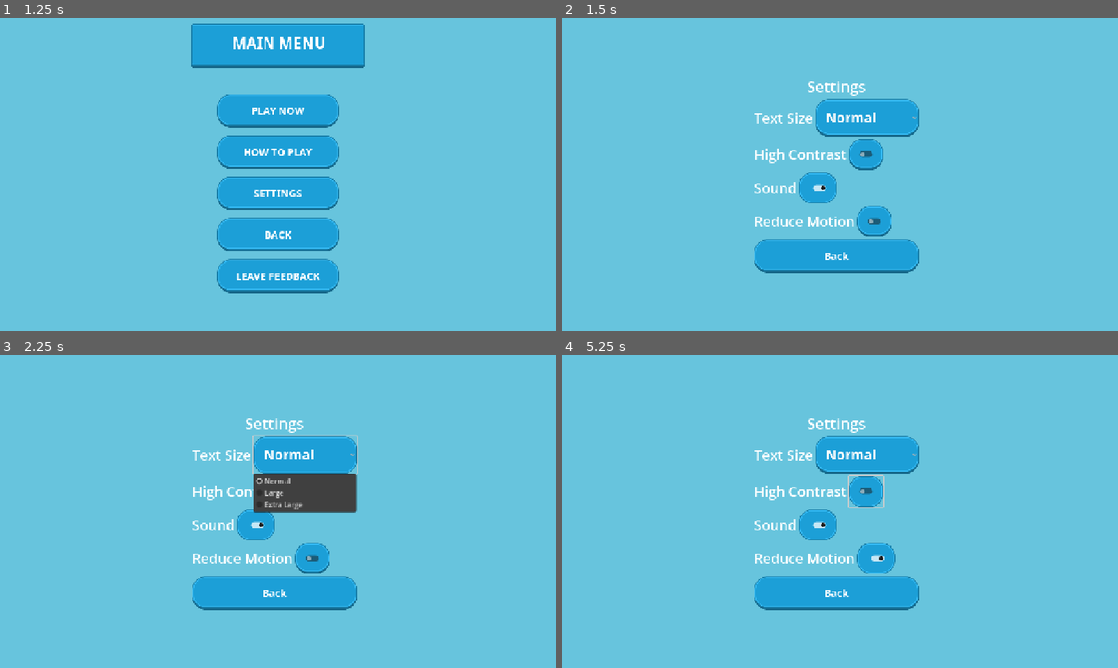
Above: before the commit, frames 1-4 (two rows, left to right).
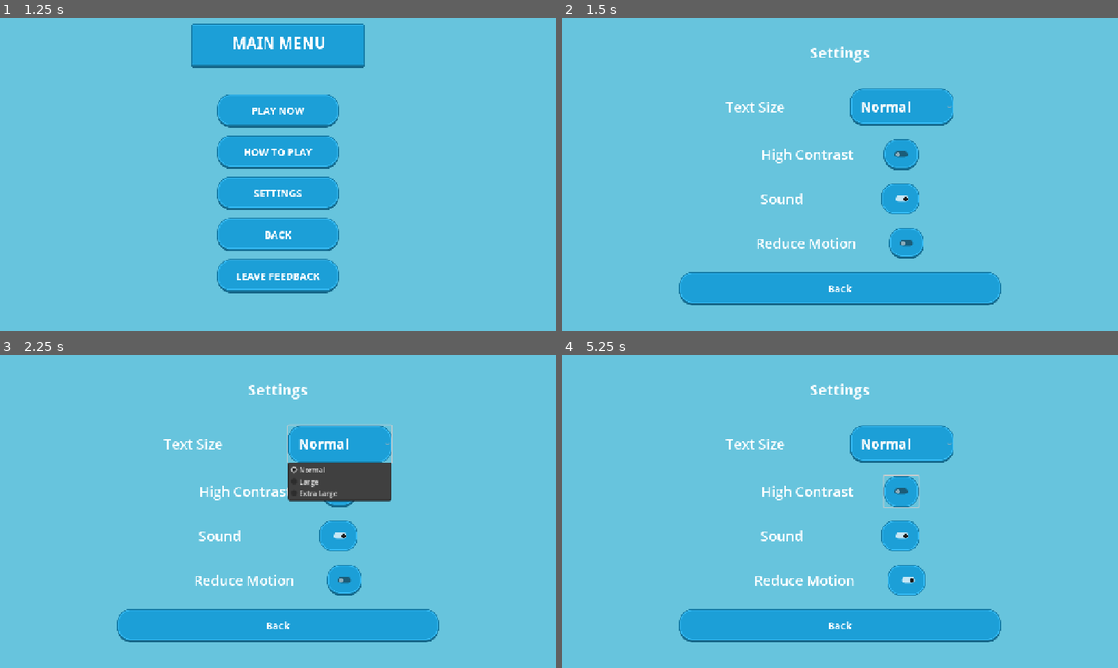
Above: after the commit, the same moments.

Repository: stackedStewart/online-safety-gamified-prototype
Game: Godot game, scene res://scenes/main.tscn
The game is run twice, just before and just after one commit, with the same random seed, the same clock (stepped at 60 frames per second) and the same inputs.
Inputs (mouse positions are in pixels of both pictures, inside the frame that each line leads up to; where the layout moved, square brackets give the same spot in the first picture):
- Up to frame 1 (1.25 s): click "START GAME" at 0.5 s
- Up to frame 2 (1.5 s): click "SETTINGS" at 1.25 s
- Up to frame 3 (2.25 s): click "Normal" at 2 s
- Up to frame 4 (5.25 s): click "Normal" at 2.75 s; click (901, 492) [867, 492] at 3.5 s; click (906, 577) [873, 555] at 4.25 s; click (901, 495) [867, 495] at 5 s

Frame 1 is identical in both runs. In frame 2, 16% of the frame differs, in the area x 21-79%, y 9-92%; in frame 3, 17%; in frame 4, 16%.

Commit message:
settings screen issues

Diff:
--- a/scenes/settings_screen.tscn
+++ b/scenes/settings_screen.tscn
@@ -1,6 +1,7 @@
-[gd_scene load_steps=2 format=3 uid="uid://db830jfdgfklv"]
+[gd_scene load_steps=3 format=3 uid="uid://db830jfdgfklv"]
 
 [ext_resource type="Script" uid="uid://jw3tpydiw4an" path="res://scenes/settings_screen.gd" id="1_srqes"]
+[ext_resource type="FontFile" uid="uid://b4xrljofokkcv" path="res://assets/ui/kenney/font/DroidSans-Bold.ttf" id="2_assm4"]
 
 [node name="SettingsScreen" type="Control"]
 layout_mode = 3
@@ -29,24 +30,33 @@
 grow_vertical = 2
 
 [node name="Margin" type="MarginContainer" parent="PageCenter"]
+custom_minimum_size = Vector2(900, 0)
 layout_mode = 2
-theme_override_constants/margin_left = 65
+theme_override_constants/margin_left = 80
 theme_override_constants/margin_top = 80
 theme_override_constants/margin_right = 80
 theme_override_constants/margin_bottom = 80
 
 [node name="Layout" type="VBoxContainer" parent="PageCenter/Margin"]
 layout_mode = 2
+theme_override_constants/separation = 30
+alignment = 1
 
 [node name="TitleLabel" type="Label" parent="PageCenter/Margin/Layout" groups=["ui_title"]]
 layout_mode = 2
+theme_override_fonts/font = ExtResource("2_assm4")
 theme_override_font_sizes/font_size = 62
 text = "Settings"
 horizontal_alignment = 1
 
+[node name="Control" type="Control" parent="PageCenter/Margin/Layout"]
+layout_mode = 2
+
 [node name="TextSizeRow" type="HBoxContainer" parent="PageCenter/Margin/Layout"]
 layout_mode = 2
 size_flags_vertical = 0
+theme_override_constants/separation = 150
+alignment = 1
 
 [node name="TextSizeLabel" type="Label" parent="PageCenter/Margin/Layout/TextSizeRow"]
 layout_mode = 2
@@ -59,6 +69,8 @@
 
 [node name="HighContrastRow" type="HBoxContainer" parent="PageCenter/Margin/Layout"]
 layout_mode = 2
+theme_override_constants/separation = 70
+alignment = 1
 
 [node name="HighContrastLabel" type="Label" parent="PageCenter/Margin/Layout/HighContrastRow"]
 layout_mode = 2
@@ -70,6 +82,8 @@
 
 [node name="SoundRow" type="HBoxContainer" parent="PageCenter/Margin/Layout"]
 layout_mode = 2
+theme_override_constants/separation = 180
+alignment = 1
 
 [node name="SoundLabel" type="Label" parent="PageCenter/Margin/Layout/SoundRow"]
 layout_mode = 2
@@ -81,6 +95,8 @@
 
 [node name="ReduceMotionRow" type="HBoxContainer" parent="PageCenter/Margin/Layout"]
 layout_mode = 2
+theme_override_constants/separation = 75
+alignment = 1
 
 [node name="ReduceMotionLabel" type="Label" parent="PageCenter/Margin/Layout/ReduceMotionRow"]
 layout_mode = 2
--- a/ui/themes/theme_default.tres
+++ b/ui/themes/theme_default.tres
@@ -48,7 +48,29 @@
 texture_margin_right = 32.0
 texture_margin_bottom = 32.0
 
+[sub_resource type="StyleBoxTexture" id="StyleBoxTexture_ok0d0"]
+content_margin_left = 24.0
+content_margin_top = 24.0
+content_margin_right = 24.0
+content_margin_bottom = 24.0
+texture = ExtResource("2_uf2kn")
+texture_margin_left = 32.0
+texture_margin_top = 32.0
+texture_margin_right = 32.0
+texture_margin_bottom = 32.0
+
 [sub_resource type="StyleBoxTexture" id="StyleBoxTexture_hdybv"]
+content_margin_left = 24.0
+content_margin_top = 24.0
+content_margin_right = 24.0
+content_margin_bottom = 24.0
+texture = ExtResource("1_c2lqr")
+texture_margin_left = 32.0
+texture_margin_top = 32.0
+texture_margin_right = 32.0
+texture_margin_bottom = 32.0
+
+[sub_resource type="StyleBoxTexture" id="StyleBoxTexture_4so2m"]
 content_margin_left = 24.0
 content_margin_top = 24.0
 content_margin_right = 24.0
@@ -62,6 +84,17 @@
 [sub_resource type="StyleBoxTexture" id="StyleBoxTexture_n2x55"]
 content_margin_left = 24.0
 content_margin_top = 24.0
+texture = ExtResource("2_uf2kn")
+texture_margin_left = 32.0
+texture_margin_top = 32.0
+texture_margin_right = 32.0
+texture_margin_bottom = 32.0
+
+[sub_resource type="StyleBoxTexture" id="StyleBoxTexture_1bvod"]
+content_margin_left = 24.0
+content_margin_top = 24.0
+content_margin_right = 24.0
+content_margin_bottom = 24.0
 texture = ExtResource("2_uf2kn")
 texture_margin_left = 32.0
 texture_margin_top = 32.0
@@ -96,8 +129,11 @@
 Button/styles/normal = SubResource("StyleBoxTexture_c2lqr")
 Button/styles/pressed = SubResource("StyleBoxTexture_rh7o4")
 CheckButton/colors/font_color = Color(0.101960786, 0.101960786, 0.101960786, 1)
+CheckButton/styles/hover = SubResource("StyleBoxTexture_ok0d0")
 CheckButton/styles/normal = SubResource("StyleBoxTexture_hdybv")
+CheckButton/styles/normal_mirrored = SubResource("StyleBoxTexture_4so2m")
 CheckButton/styles/pressed = SubResource("StyleBoxTexture_n2x55")
+CheckButton/styles/pressed_mirrored = SubResource("StyleBoxTexture_1bvod")
 Label/colors/font_color = Color(1, 1, 1, 1)
 OptionButton/colors/font_color = Color(0.9845465, 0.9845466, 0.9845465, 1)
 PanelContainer/styles/panel = SubResource("StyleBoxFlat_hdybv")
--- a/ui/themes/theme_high_contrast.tres
+++ b/ui/themes/theme_high_contrast.tres
@@ -85,4 +85,5 @@
 CheckButton/styles/normal = SubResource("StyleBoxTexture_cdmw6")
 Label/colors/font_color = Color(1, 1, 1, 1)
 OptionButton/colors/font_color = Color(0.038397167, 0.038397167, 0.03839716, 1)
+OptionButton/font_sizes/font_size = 16
 PanelContainer/styles/panel = SubResource("StyleBoxFlat_hdybv")
Not shown: 1 places in ui/themes/theme_default.tres that only renumber resources
